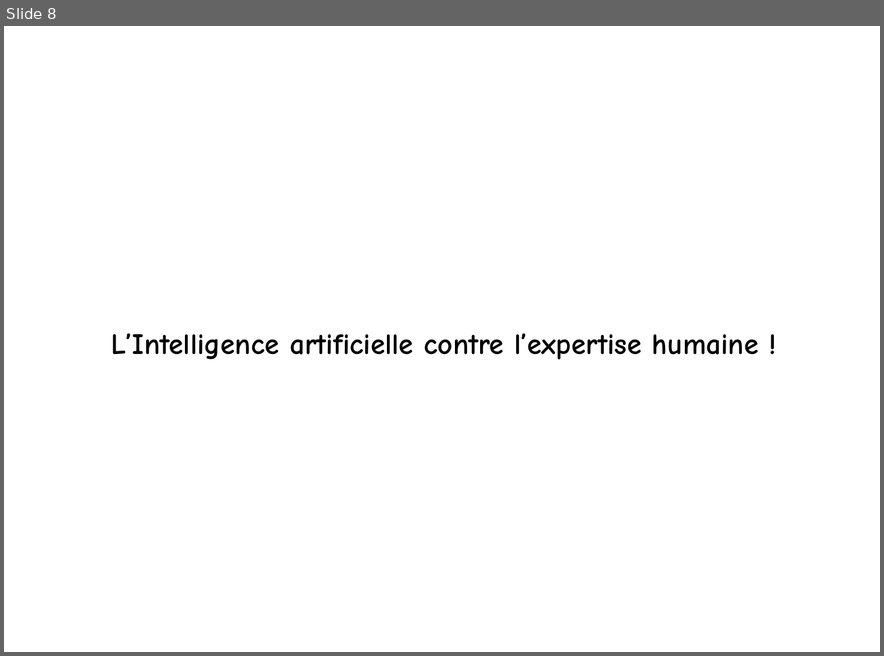
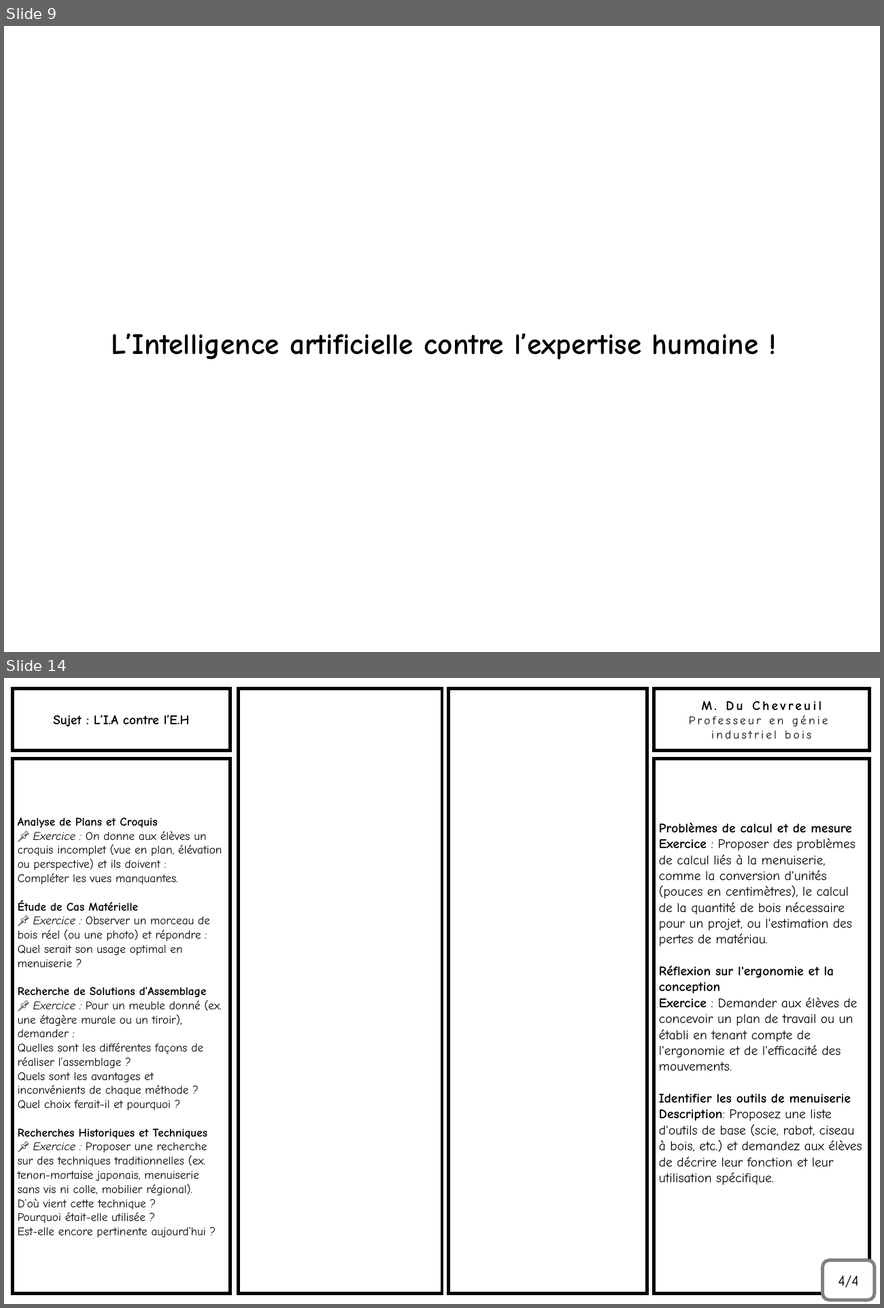
Before and after one commit to kduchevreuil/Cours-Menuiserie, a slide deck: Dossier Support ordi/DOSSIER Support Ordi.pptx. Shown one above the other, each under a label of ours: slide 8 before the commit, slides 9 and 14 after it; the slides between them are not shown. The pictures are 884x656 and 884x1308 pixels, drawn with LibreOffice and Linux fonts; fonts in the diff are those of the drawing. Boxes give left, top, right and bottom in pixels: in the first picture for what was removed or moved away, otherwise in the second. Text is boxed around its words. In the diff, an @@ line names an element or a change of style, - is before the commit and + after.

```diff
--- a/Dossier Support ordi/DOSSIER Support Ordi.pptx
+++ b/Dossier Support ordi/DOSSIER Support Ordi.pptx
@@ slide 14 added at (x1=4, y1=678, x2=880, y2=1304), background #FFFFFF @@
@@ rectangle added at (x1=12, y1=689, x2=230, y2=751), fill #FFFFFF, outline #000000 4.5 pt, 18 pt, text #000000, bold @@
+Sujet : L’I.A contre l’E.H
@@ rectangle added at (x1=238, y1=689, x2=442, y2=1293), fill #FFFFFF, outline #000000 4.5 pt @@
@@ rectangle added at (x1=449, y1=689, x2=647, y2=1293), fill #FFFFFF, outline #000000 4.5 pt @@
@@ rectangle added at (x1=653, y1=689, x2=869, y2=751), fill #FFFFFF, outline #000000 4.5 pt, 16 pt, text #000000 @@
+M. Du Chevreuil
+Professeur en génie
+industriel bois
@@ rectangle added at (x1=12, y1=758, x2=230, y2=1293), fill #FFFFFF, outline #000000 4.5 pt, 16 pt, text #000000 @@
+Analyse de Plans et Croquis
+📌 Exercice : On donne aux élèves un croquis incomplet (vue en plan, élévation ou perspective) et ils doivent :
+Compléter les vues manquantes.
+Étude de Cas Matérielle
+📌 Exercice : Observer un morceau de bois réel (ou une photo) et répondre :
+Quel serait son usage optimal en menuiserie ?
+Recherche de Solutions d’Assemblage
+📌 Exercice : Pour un meuble donné (ex. une étagère murale ou un tiroir), demander :
+Quelles sont les différentes façons de réaliser l’assemblage ?
+Quels sont les avantages et inconvénients de chaque méthode ?
+Quel choix ferait-il et pourquoi ?
+Recherches Historiques et Techniques
+📌 Exercice : Proposer une recherche sur des techniques traditionnelles (ex. tenon-mortaise japonais, menuiserie sans vis ni colle, mobilier régional).
+D’où vient cette technique ?
+Pourquoi était-elle utilisée ?
+Est-elle encore pertinente aujourd’hui ?
@@ rectangle added at (x1=653, y1=758, x2=869, y2=1293), fill #FFFFFF, outline #000000 4.5 pt, 18 pt, text #000000 @@
+Problèmes de calcul et de mesure
+Exercice : Proposer des problèmes de calcul liés à la menuiserie, comme la conversion d'unités (pouces en centimètres), le calcul de la quantité de bois nécessaire pour un projet, ou l'estimation des pertes de matériau.
+Réflexion sur l'ergonomie et la conception
+Exercice : Demander aux élèves de concevoir un plan de travail ou un établi en tenant compte de l'ergonomie et de l'efficacité des mouvements.
+Identifier les outils de menuiserie
+Description: Proposez une liste d'outils de base (scie, rabot, ciseau à bois, etc.) et demandez aux élèves de décrire leur fonction et leur utilisation spécifique.
@@ rounded rectangle added at (x1=823, y1=1260, x2=874, y2=1300), fill #FFFFFF, outline #808080 4.5 pt, 20 pt, text #000000 @@
+4/4
@@ what was slide 8 is now slide 9 @@
```
Also in this commit, not shown: 3 slides changed, 4 other slides added, 1 slide removed, 12 other files.
